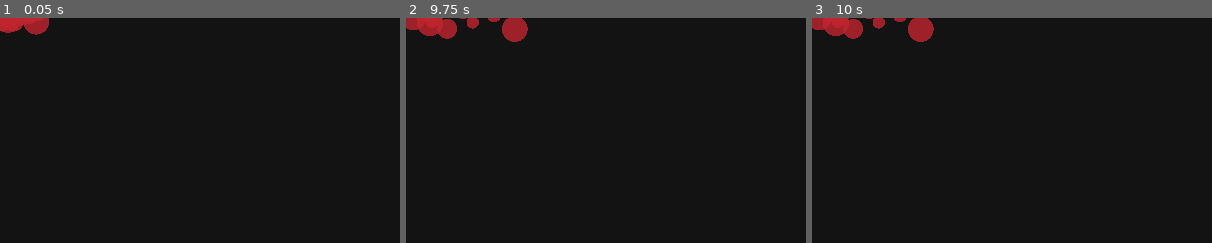
Above: before the commit, frames 1-3 (left to right).
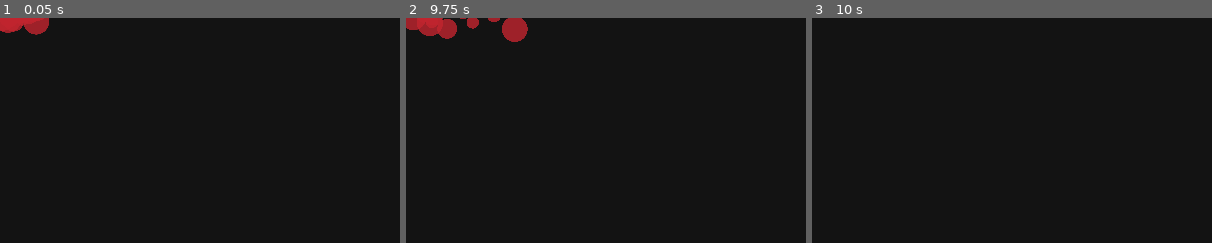
Above: after the commit, the same moments.

Repository: bakneko/WaveShooter
Game: Godot game, scene res://scenes/BloodParticles.tscn
Same seed, same stepped clock (60 frames per second), same inputs: the game is played once before the commit and once after it. This scene is started directly instead of the project's main scene.
Inputs (mouse positions are % of the whole screen's width and height, from its top left):
- Up to frame 1 (0.05 s): no input
- Up to frame 2 (9.75 s): tap Enter at 0.5, 2, 3.5 s; move the mouse to (72, 45) at 0.52 s; press the mouse at (72, 45) at 0.53 s; hold D (move_right) 0.53-1.28 s; tap Space at 1.25, 2.75, 4.25 s; move the mouse to (30, 55) at 1.27 s; release the mouse at (30, 55) at 1.28 s; hold S (move_down) 1.28-2.03 s; click (30, 55) at 1.35 s; move the mouse to (60, 28) at 2.02 s; press the mouse at (60, 28) at 2.03 s; hold D (move_right) 2.03-2.78 s; move the mouse to (45, 70) at 2.77 s; release the mouse at (45, 70) at 2.78 s; hold W (move_up) 2.78-3.53 s; click (45, 70) at 2.85 s; move the mouse to (80, 65) at 3.52 s; press the mouse at (80, 65) at 3.53 s; hold A (move_left) 3.53-5.03 s; move the mouse to (20, 35) at 4.27 s; release the mouse at (20, 35) at 4.28 s; click (20, 35) at 4.35 s; move the mouse to (55, 50) at 5.02 s; press the mouse at (55, 50) at 5.03 s; hold S (move_down) 5.03-5.78 s; move the mouse to (35, 25) at 5.77 s; release the mouse at (35, 25) at 5.78 s; hold D (move_right) 5.78-6.53 s; click (35, 25) at 5.85 s; move the mouse to (72, 45) at 6.52 s; press the mouse at (72, 45) at 6.53 s; hold W (move_up) 6.53-7.28 s; move the mouse to (30, 55) at 7.27 s; release the mouse at (30, 55) at 7.28 s; hold D (move_right) 7.28-8.03 s; click (30, 55) at 7.35 s; move the mouse to (60, 28) at 8.02 s; press the mouse at (60, 28) at 8.03 s; hold S (move_down) 8.03-8.78 s; move the mouse to (45, 70) at 8.77 s; release the mouse at (45, 70) at 8.78 s; hold A (move_left) 8.78-9.53 s; click (45, 70) at 8.85 s; move the mouse to (80, 65) at 9.52 s; press the mouse at (80, 65) at 9.53 s; hold W (move_up) from 9.53 s (still down)
- Up to frame 3 (10 s): keep holding W (move_up)
The pictures show only the part of the screen within x 0-50%, y 0-50%; the shares and areas given below are measured in that part.

Frames 1-2 are identical in both runs. In frame 3, 1.6% of the frame differs, in the area x 0-31%, y 0-11%.

Commit message:
定时清除粒子

Diff:
--- a/scenes/BloodParticles.tscn
+++ b/scenes/BloodParticles.tscn
@@ -26,4 +26,10 @@
 one_shot = true
 autostart = true
 
+[node name="DisappearTimer" type="Timer" parent="."]
+wait_time = 10.0
+one_shot = true
+autostart = true
+
 [connection signal="timeout" from="FreezeBloodTimer" to="." method="_on_FreezeBloodTimer_timeout"]
+[connection signal="timeout" from="DisappearTimer" to="." method="_on_DisappearTimer_timeout"]
--- a/scripts/BloodParticles.gd
+++ b/scripts/BloodParticles.gd
@@ -9,3 +9,10 @@
 	set_process_unhandled_key_input(false)
 	# 完全禁止粒子
 	pass
+
+
+
+
+func _on_DisappearTimer_timeout():
+	queue_free()
+	pass
